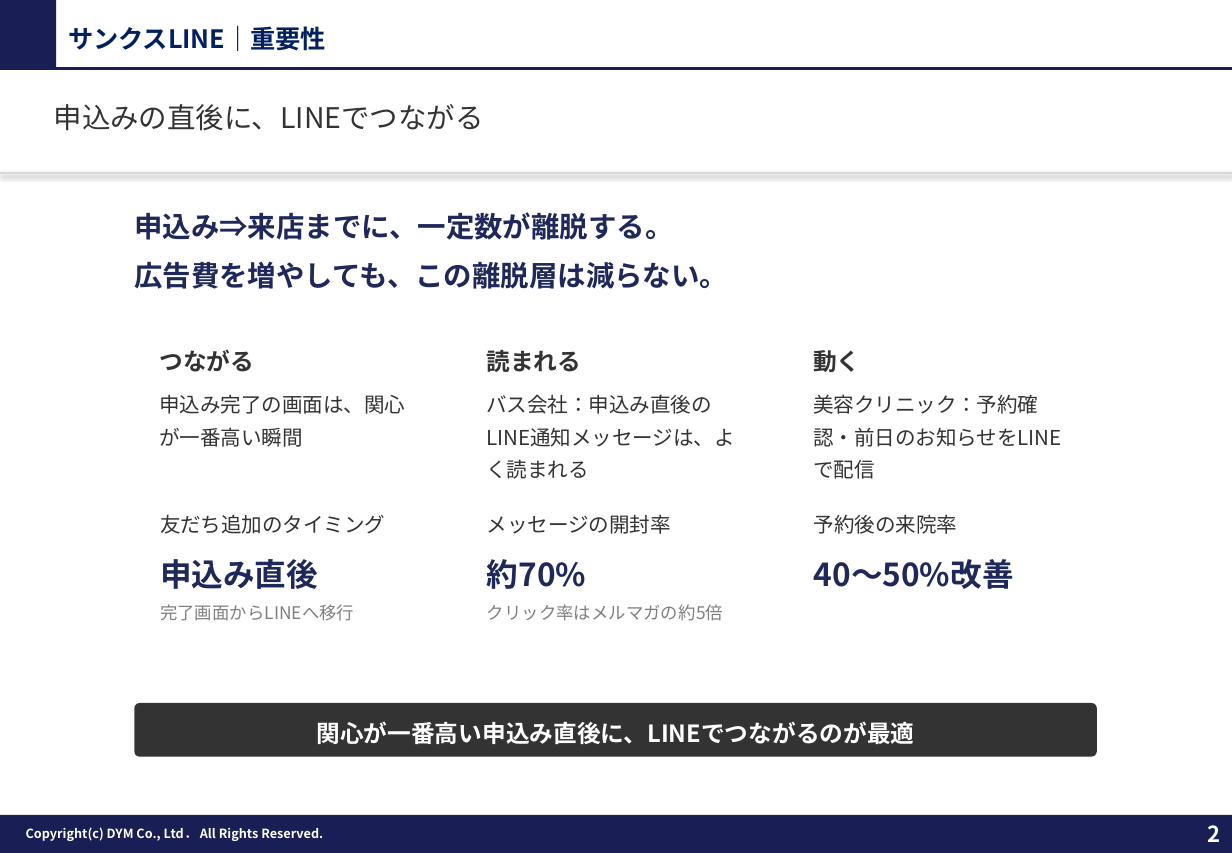
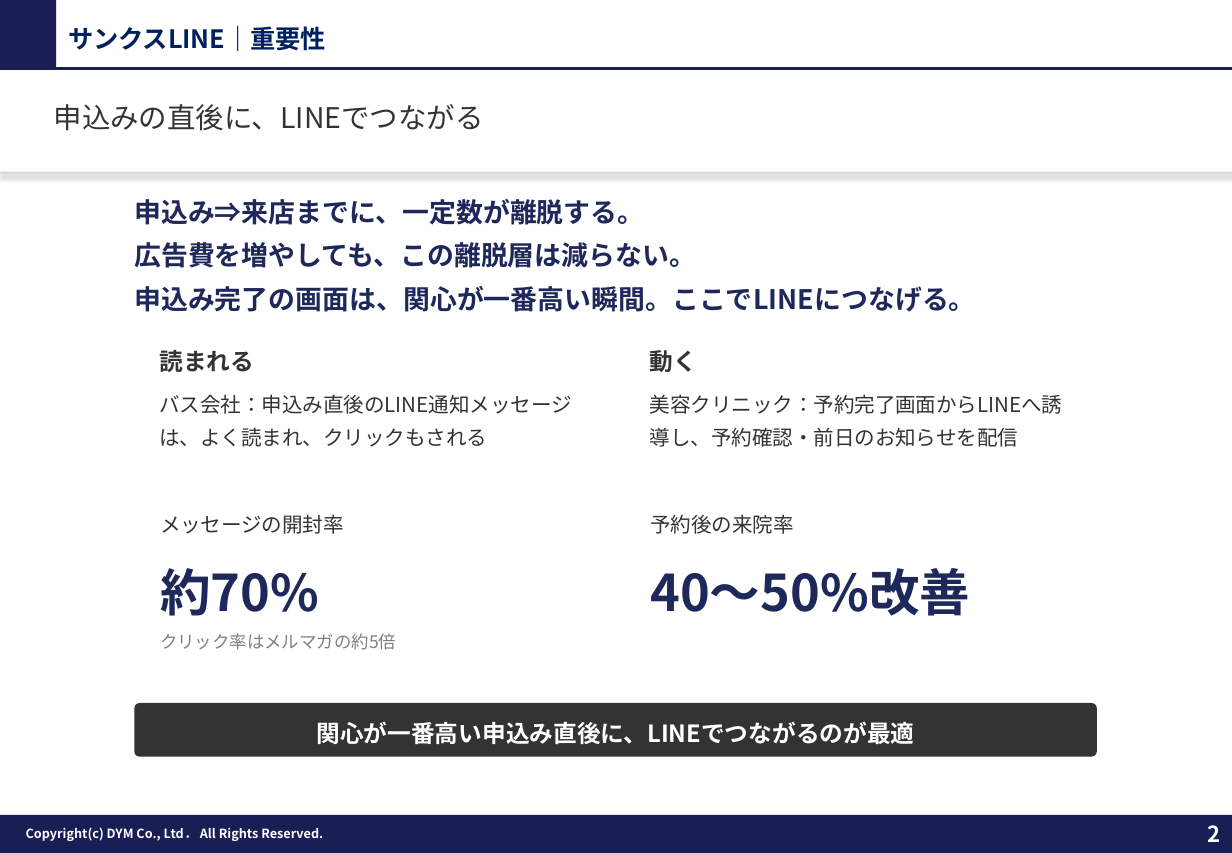
Before and after one commit to tonomura-r-dev/folder, a slide deck: slide 2 of 20261002_サンクスLINEのご提案_事例入り.pptx. Drawn at 1232x853 pixels with LibreOffice and Linux fonts; fonts in the diff are those of the drawing; background and template pictures are left out. Boxes give left, top, right and bottom in pixels: in the first picture for what was removed or moved away, otherwise in the second. Text is boxed around its words. In the diff, an @@ line names an element or a change of style, - is before the commit and + after.

```diff
--- a/20261002_サンクスLINEのご提案_事例入り.pptx
+++ b/20261002_サンクスLINEのご提案_事例入り.pptx
@@ text at <box>134,199,696,268</box>: size 18 to 17 pt in "申込み⇒来店までに、一定数が離脱する。", "広告費を増やしても、この離脱層は減らない。"; less space between paragraphs @@
@@ text "申込み⇒来店までに、一定数が離脱する。": place and size @@
-text "申込み⇒来店までに、一定数が離脱する。" at <box>134,212,728,289</box>
+text "申込み⇒来店までに、一定数が離脱する。" at <box>134,199,975,312</box>
@@ text at <box>134,286,975,312</box>: paragraph added @@
+申込み完了の画面は、関心が一番高い瞬間。ここでLINEにつなげる。
@@ text "動く": place and size @@
-text "動く" at <box>813,350,1061,447</box>
+text "動く" at <box>650,350,1062,447</box>
@@ text at <box>159,350,571,447</box>: text changed @@
-つながる
-申込み完了の画面は、関心が一番高い瞬間
+読まれる
+バス会社：申込み直後のLINE通知メッセージは、よく読まれ、クリックもされる
@@ text removed at <box>486,350,734,479</box> @@
-読まれる
-バス会社：申込み直後のLINE通知メッセージは、よく読まれる
@@ text at <box>650,394,1062,447</box>: text changed @@
-美容クリニック：予約確認・前日のお知らせをLINEで配信
+美容クリニック：予約完了画面からLINEへ誘導し、予約確認・前日のお知らせを配信
@@ text "メッセージの開封率": place and size @@
-text "メッセージの開封率" at <box>487,514,723,621</box>
+text "メッセージの開封率" at <box>160,514,396,650</box>
@@ text "予約後の来院率": place and size @@
-text "予約後の来院率" at <box>814,514,1014,589</box>
+text "予約後の来院率" at <box>650,514,970,616</box>
@@ text removed at <box>160,514,385,621</box> @@
-友だち追加のタイミング
-申込み直後
-完了画面からLINEへ移行
@@ text at <box>160,568,319,616</box>: size 20 to 32 pt in "約70%" @@
@@ text at <box>650,568,970,616</box>: size 20 to 32 pt in "40〜50%改善" @@
```
Also in this commit, not shown: 1 other slide changed, 9 other files.
